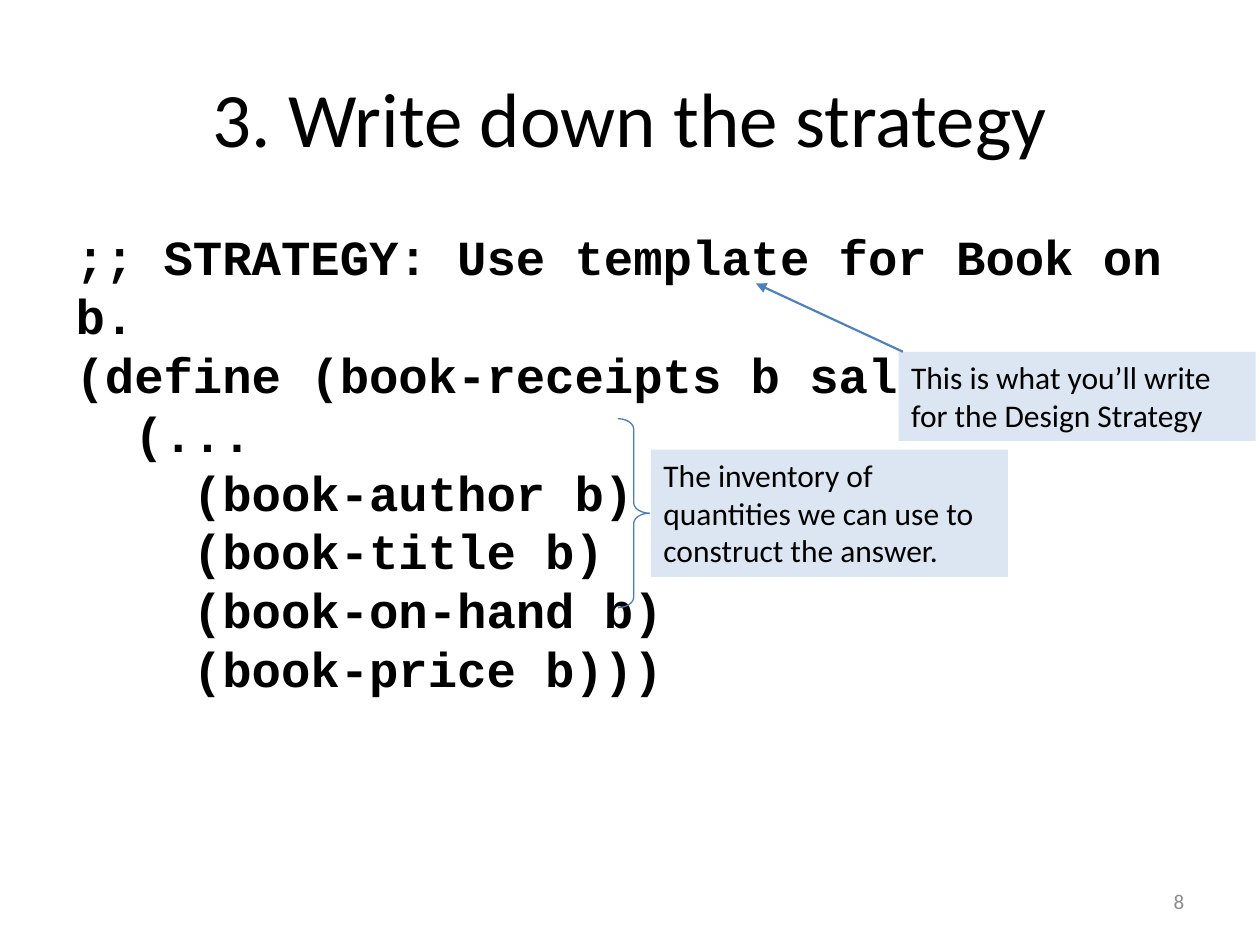
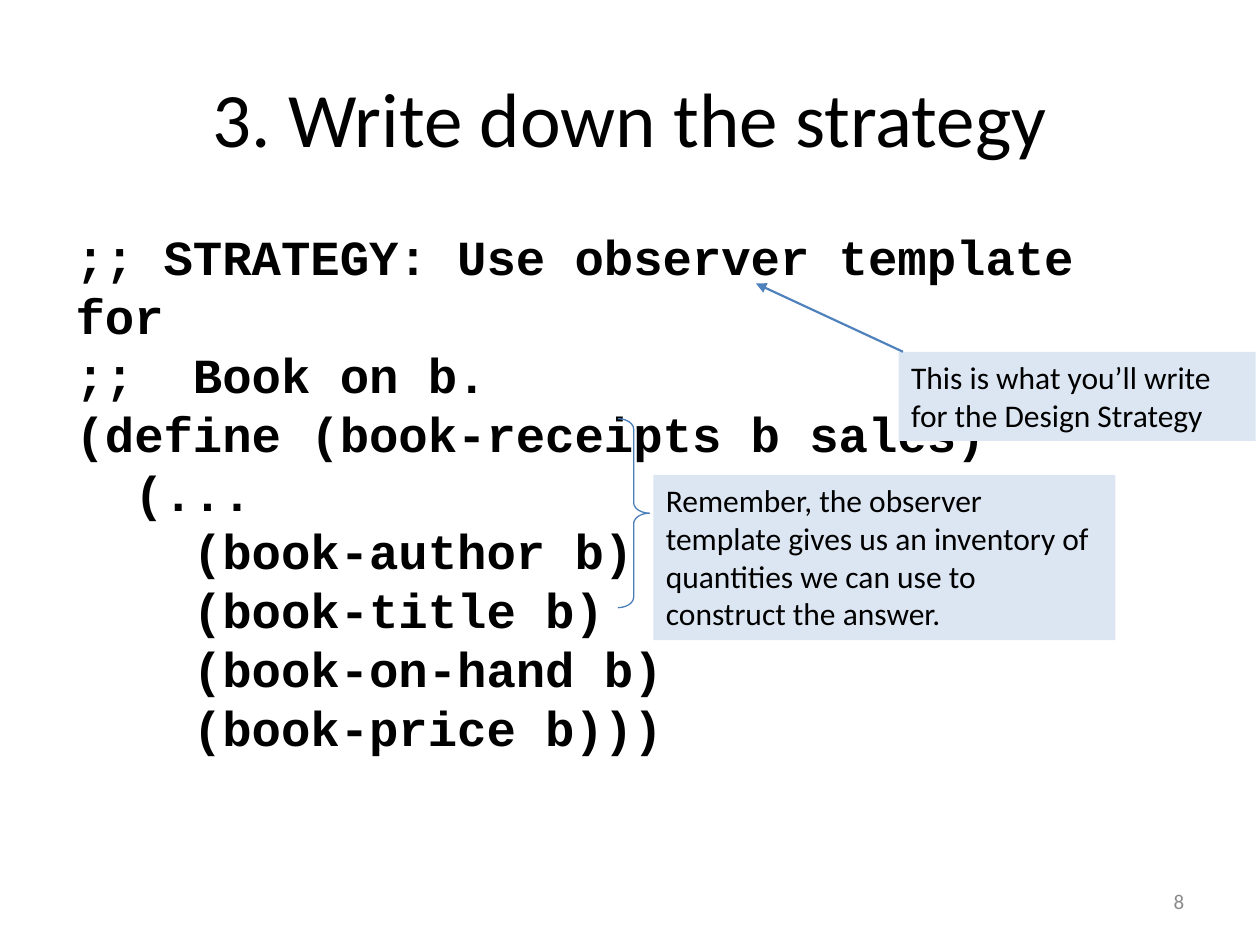
Before and after one commit to mwand/cs5010f17, a slide deck: slide 8 of Slides/Lesson 1.4 Using a Template.pptx. Drawn at 1260x945 pixels with LibreOffice and Linux fonts; fonts in the diff are those of the drawing. Boxes give left, top, right and bottom in pixels: in the first picture for what was removed or moved away, otherwise in the second. Text is boxed around its words. In the diff, an @@ line names an element or a change of style, - is before the commit and + after.

```diff
--- a/Slides/Lesson 1.4 Using a Template.pptx
+++ b/Slides/Lesson 1.4 Using a Template.pptx
@@ text at <box>76,240,1074,394</box>: text changed @@
-;; STRATEGY: Use template for Book on b.
+;; STRATEGY: Use observer template for
+;; Book on b.
@@ rectangle "Remember, the observer template gives ...": place and size @@
-rectangle "Remember, the observer template gives ..." at <box>651,450,1008,577</box>
+rectangle "Remember, the observer template gives ..." at <box>654,475,1116,640</box>
@@ text in rectangle at <box>666,490,1088,626</box>: text changed @@
-The inventory of quantities we can use to construct the answer.
+Remember, the observer template gives us an inventory of quantities we can use to construct the answer.
```
Also in this commit, not shown: 5 other slides changed, 6 other files.
